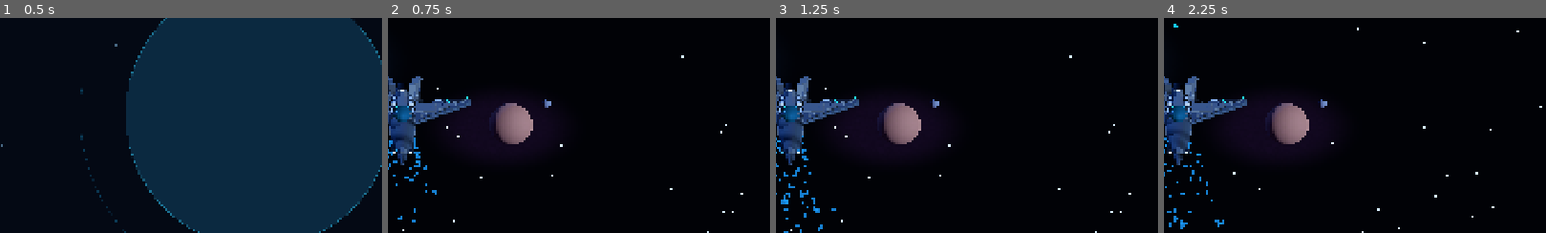
Above: before the commit, frames 1-4 (left to right).
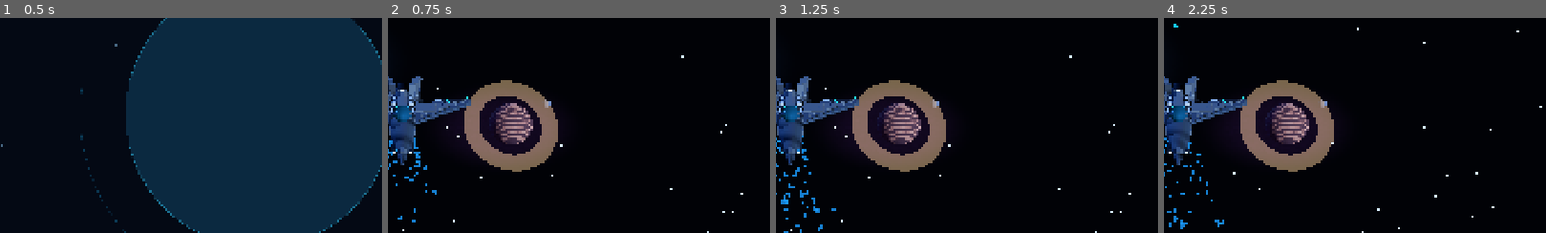
Above: after the commit, the same moments.

Repository: valdissor1990-ui/GALACTIC-FRONTIER
Game: Godot game, scene res://scenes/bootstrap/main.tscn
The game is run twice, just before and just after one commit, with the same random seed, the same clock (stepped at 60 frames per second) and the same inputs.
Inputs (mouse positions are % of the whole screen's width and height, from its top left):
- Up to frame 1 (0.5 s): no input
- Up to frame 2 (0.75 s): click "NEW FLIGHT" at 0.5 s
- Up to frame 3 (1.25 s): no input
- Up to frame 4 (2.25 s): tap Enter at 1.25 s; move the mouse to (55, 50) at 1.27 s; hold Shift (boost) 1.28-2.03 s; hold W (move_forward) from 1.28 s (still down); move the mouse to (45, 50) at 2.02 s; click (45, 50) at 2.1 s
The pictures show only the part of the screen within x 48-98%, y 31-81%; the shares and areas given below are measured in that part.

Frame 1 is identical in both runs. In frame 2, 5.8% of the frame differs, in the area x 20-45%, y 28-72%; in frame 3, 5.8%; in frame 4, 5.8%.

Commit message:
Add atmospheric banding and correctly scaled planetary rings

Diff:
--- a/scripts/environment/space_environment.gd
+++ b/scripts/environment/space_environment.gd
@@ -58,7 +58,9 @@
 		_companion_planet.global_position = camera.global_position + camera.global_basis * Vector3(430.0, -92.0, -1320.0)
 		_companion_planet.rotate_y(delta * 0.003)
 	if is_instance_valid(_companion_rings):
-		_companion_rings.global_transform = camera.global_transform * Transform3D(Basis(Vector3.RIGHT, deg_to_rad(68.0)), Vector3(430.0, -92.0, -1320.0))
+		var ring_position := camera.global_position + camera.global_basis * Vector3(430.0, -92.0, -1320.0)
+		var ring_basis := camera.global_basis * Basis(Vector3.RIGHT, deg_to_rad(68.0))
+		_companion_rings.global_transform = Transform3D(ring_basis.scaled(Vector3.ONE * 100.0), ring_position)
 	if is_instance_valid(_companion_moon):
 		_companion_moon.global_position = camera.global_position + camera.global_basis * Vector3(620.0, -12.0, -1430.0)
 
@@ -313,13 +315,28 @@
 	giant_mesh.height = 2.0
 	giant_mesh.radial_segments = 96
 	giant_mesh.rings = 48
-	var giant_material := StandardMaterial3D.new()
-	giant_material.albedo_color = Color(0.48, 0.34, 0.24)
-	giant_material.roughness = 0.9
-	giant_material.metallic = 0.0
-	giant_material.emission_enabled = true
-	giant_material.emission = Color(0.08, 0.035, 0.018)
-	giant_material.emission_energy_multiplier = 0.12
+	var giant_shader := Shader.new()
+	giant_shader.code = """
+shader_type spatial;
+render_mode diffuse_burley, specular_schlick_ggx;
+
+void fragment() {
+	float latitude = UV.y;
+	float warp = sin(UV.x * 18.0 + sin(latitude * 21.0) * 1.8) * 0.012;
+	float broad_bands = sin((latitude + warp) * 92.0);
+	float fine_bands = sin((latitude + warp * 2.0) * 238.0) * 0.12;
+	float cloud = smoothstep(-0.25, 0.72, broad_bands + fine_bands);
+	vec3 deep = vec3(0.19, 0.105, 0.075);
+	vec3 warm = vec3(0.58, 0.39, 0.27);
+	vec3 pale = vec3(0.76, 0.62, 0.46);
+	vec3 band_color = mix(deep, warm, cloud);
+	ALBEDO = mix(band_color, pale, smoothstep(0.68, 0.96, broad_bands) * 0.28);
+	ROUGHNESS = 0.91;
+	METALLIC = 0.0;
+}
+"""
+	var giant_material := ShaderMaterial.new()
+	giant_material.shader = giant_shader
 	giant_mesh.material = giant_material
 	giant.mesh = giant_mesh
 	giant.scale = Vector3.ONE * 82.0
